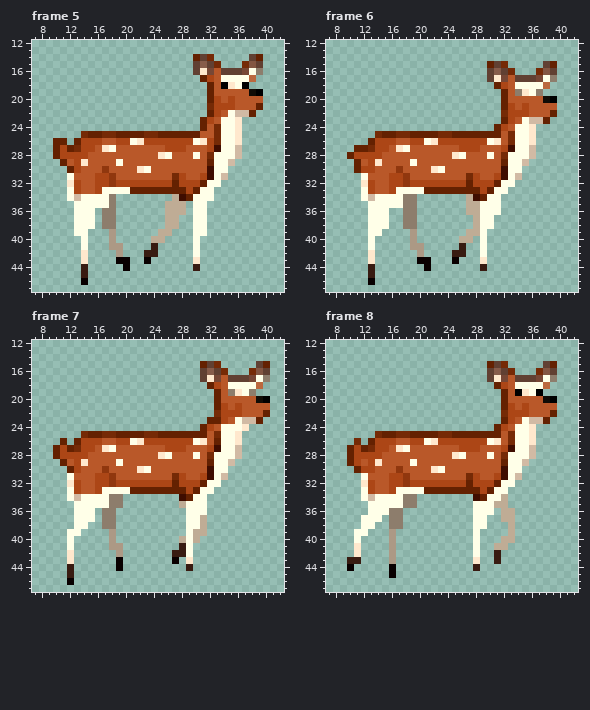
Pixel-art file, stored at Assets/Main/Art/Mobs/Forest Creatures/Dear_Female_01_Walking.aseprite. The picture above is the old version.
48x48 pixels, 14 frames. Pixels under 10% opacity are left out. Shown: frame 5: x 7..42, y 12..47; frame 6: x 7..42, y 12..47; frame 7: x 7..42, y 12..47; frame 8: x 7..42, y 12..47. The commit also changed other frames, which this record leaves out.
After:
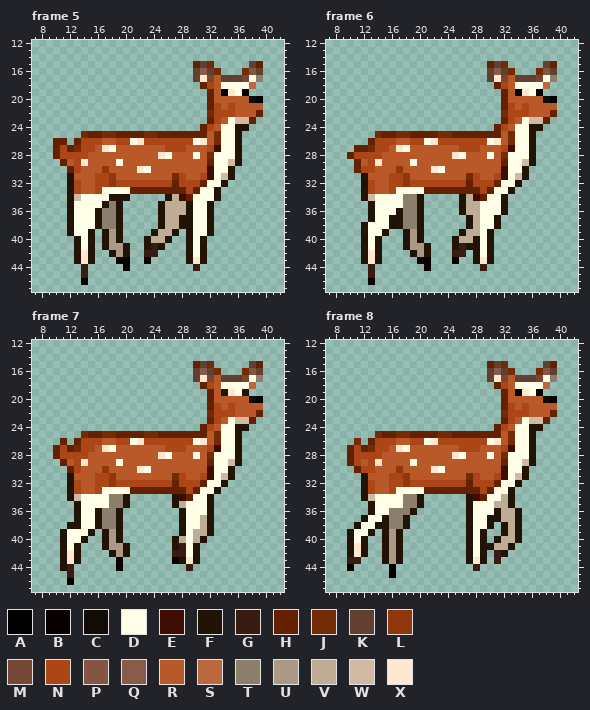
Palette (. is transparent): A #000000  B #090000  C #110c06  D #ffffe8  E #3f0d00  F #211407  G #381b11  H #642101  J #752a06  K #614032  L #90370e  M #774735  N #ac4616  P #835642  Q #875c4a  R #b95829  S #bb683e  T #8d7d6c  U #ac9985  V #bfac95  W #d1baa4  X #ffe8cd
Changes in this commit:
Frame 5:
y 14: x 30..32 HKJ -> ...; x 38..39 KH -> ..
y 15: x 30..33 KQKJ -> HKJ.; x 37..39 JPK -> .KH
y 16: x 31..39 XMRKKKMDT -> QKJ...JPK
y 17: x 30..32 .HN -> KXM; x 34..39 DDDDS. -> KKKMDT
y 18: x 31..32 .H -> HN; x 34..35 AX -> DD; x 37..38 A. -> DS
y 19: x 34..39 RRRRCA -> AXDA..
y 20: x 33 N -> R; x 35 N -> R; x 38..39 RR -> CA
y 21: x 32 J -> H; x 34 N -> R; x 39 H -> R
y 22: x 32 H -> J; x 34..39 RDWWH. -> NNRRRH
y 23: x 31..34 HNRD -> .HNR; x 36..38 X.. -> WWH
y 24: x 32..33 RJ -> NR; x 36..37 X. -> FF
y 25: x 31 R -> H; x 36 X -> F
y 26: x 32 N -> R; x 36 X -> F
y 27..28: x 36 W -> F
y 29: x 36 . -> F
y 30: x 35 . -> F
y 31: x 12 D -> F; x 35 . -> F
y 32: x 12 X -> F; x 34 . -> F
y 33: x 12 D -> F; x 33 . -> F
y 34: x 12 D -> F; x 18..20 T.. -> FFF; x 26 . -> F; x 33 . -> F
y 35: x 12 . -> F; x 17 D -> F; x 19 . -> F; x 25 . -> F; x 29 . -> F; x 32 . -> F
y 36: x 12 . -> F; x 16 . -> F; x 19 . -> F; x 25 . -> F; x 29 . -> F; x 32 . -> F
y 37..38: x 12 . -> F; x 16 . -> F; x 19 . -> F; x 25 . -> F; x 28..29 .. -> FF; x 32 . -> F
y 39: x 12 . -> F; x 15 . -> F; x 17 . -> F; x 19 . -> F; x 24 . -> F; x 27 . -> F; x 29 . -> F; x 32 . -> F
y 40: x 13 . -> F; x 15 . -> F; x 17 . -> F; x 19 . -> F; x 23 . -> F; x 26 . -> F; x 29 . -> F; x 31 . -> F
y 41: x 13 . -> F; x 15 . -> F; x 17 . -> F; x 20 . -> F; x 23 . -> F; x 25 . -> F; x 29 . -> F; x 31 . -> F
y 42: x 13 . -> F; x 15 . -> F; x 18 . -> F; x 20 . -> F; x 29 . -> F; x 31 . -> F
y 43: x 13 . -> F; x 15 . -> F; x 29 . -> F; x 31 . -> F
Frame 6:
y 19: x 34 T -> A; x 37 T -> A
y 24: x 36..37 X. -> FF
y 25..26: x 36 X -> F
y 27..28: x 36 W -> F
y 29: x 36 . -> F
y 30: x 35 . -> F
y 31: x 12 D -> F; x 35 . -> F
y 32: x 12 X -> F; x 34 . -> F
y 33: x 12 D -> F; x 33 . -> F
y 34: x 12 D -> F; x 20 . -> F; x 26 . -> F; x 32 . -> F
y 35: x 13 D -> F; x 20 . -> F; x 26 . -> F; x 32 . -> F
y 36: x 13 D -> F; x 16..17 .. -> DF; x 20 . -> F; x 26 . -> F; x 32 . -> F
y 37: x 13 D -> F; x 16..17 .. -> FF; x 20 . -> F; x 27 . -> F; x 31 . -> F
y 38: x 12 . -> F; x 16..17 .. -> FF; x 20 . -> F; x 27 . -> F; x 31 . -> F
y 39: x 12 . -> F; x 15 . -> F; x 18 . -> F; x 20 . -> F; x 26 . -> F; x 30 . -> F
y 40: x 12 . -> F; x 14 . -> F; x 18 . -> F; x 20 . -> F; x 25 . -> F; x 28 . -> F; x 30 . -> F
y 41: x 12 . -> F; x 14 . -> F; x 18 . -> F; x 21 . -> F; x 25 . -> F; x 27..28 .. -> FF; x 30 . -> F
y 42: x 12 . -> F; x 14 . -> F; x 19 . -> F; x 21 . -> F; x 28 . -> F; x 30 . -> F
y 43: x 12 . -> F; x 14 . -> F; x 28 . -> F; x 30 . -> F
Frame 7:
y 15: x 30..33 .HKJ -> HKJ.; x 38..40 .KH -> KH.
y 16: x 30..34 .KQKJ -> KQKJ.; x 37..40 .JPK -> JPK.
y 17: x 30..34 .KXMR -> KXMRK; x 37..40 KMDT -> MDT.
y 18: x 31..34 .HNR -> HNRD; x 38..39 DS -> S.
y 19: x 32..38 .HRTXDT -> HRFXDF.
y 20: x 32..33 .H -> HR; x 38..40 RCA -> CA.
y 21: x 32..36 .HNRN -> HNRNR; x 40 R -> .
y 22: x 32..33 .J -> JN; x 36 N -> R; x 39..40 RH -> H.
y 23: x 33..36 HNRD -> NRDW; x 38..39 WH -> H.
y 24: x 36..37 DX -> FF
y 25: x 36 X -> F
y 26: x 33 H -> J; x 36 X -> F
y 27..28: x 36 W -> F
y 29: x 36 . -> F
y 30: x 35 . -> F
y 31: x 12 D -> F; x 35 . -> F
y 32: x 12 X -> F; x 34 . -> F
y 33: x 12 D -> F; x 33 . -> F
y 34: x 12 D -> F; x 20 . -> F; x 27 . -> F; x 32 . -> F
y 35: x 13 D -> F; x 20 . -> F; x 27 . -> F; x 32 . -> F
y 36..37: x 13 D -> F; x 16 . -> F; x 19 . -> F; x 28 . -> F; x 32 . -> F
y 38: x 12..13 .D -> FF; x 15..16 .. -> DF; x 19 . -> F; x 28 . -> F; x 32 . -> F
y 39: x 11 . -> F; x 14..15 .. -> DF; x 17 . -> F; x 19 . -> F; x 28 . -> F; x 32 . -> F
y 40: x 11 . -> F; x 13..14 .. -> DF; x 17 . -> F; x 19 . -> F; x 27 . -> F; x 31 . -> F
y 41: x 11 . -> F; x 13 . -> F; x 17 . -> F; x 20 . -> F; x 27 . -> F; x 30 . -> F
y 42: x 11 . -> F; x 13 . -> F; x 18 . -> F; x 20 . -> F; x 30 . -> F
y 43: x 11 . -> F; x 13 . -> F; x 28 . -> F; x 30 . -> F
y 44: x 11 . -> F
Frame 8:
y 24: x 36..37 X. -> FF
y 25..26: x 36 X -> F
y 27..28: x 36 W -> F
y 29: x 36 . -> F
y 30: x 35 . -> F
y 31: x 12 D -> F; x 35 . -> F
y 32: x 12 X -> F; x 34 . -> F
y 33: x 12 D -> F; x 33 . -> F
y 34: x 12 D -> F; x 20 . -> F; x 27 . -> F; x 33 . -> F
y 35: x 13 D -> F; x 20 . -> F; x 27 . -> F; x 33 . -> F
y 36: x 13 D -> F; x 18..19 .. -> TF; x 27 . -> F; x 31 . -> F; x 34 . -> F
y 37: x 12 D -> F; x 15 . -> F; x 18 . -> F; x 27 . -> F; x 30..31 .. -> FF; x 34 . -> F
y 38: x 11 . -> F; x 14..15 .. -> FF; x 18 . -> F; x 27 . -> F; x 30 . -> F; x 32 . -> F; x 34 . -> F
y 39: x 10 . -> F; x 13 . -> F; x 15 . -> F; x 17 . -> F; x 27 . -> F; x 29 . -> F; x 32 . -> F; x 34 . -> F
y 40: x 10 . -> F; x 12 . -> F; x 15 . -> F; x 17 . -> F; x 27 . -> F; x 29 . -> F; x 31 . -> F; x 34 . -> F
y 41: x 10 . -> F; x 12 . -> F; x 15 . -> F; x 17 . -> F; x 27 . -> F; x 29..30 .. -> FF; x 33 . -> F
y 42: x 10 . -> F; x 12 . -> F; x 15 . -> F; x 17 . -> F; x 27 . -> F; x 29 . -> F; x 32 . -> F
y 43: x 15 . -> F; x 17 . -> F; x 27 . -> F; x 29 . -> F
Changed places in both pictures, as pixel boxes (x1, y1, x2, y2):
changed: (67, 54, 263, 264)
changed: (515, 89, 543, 96)
changed: (452, 124, 543, 264)
changed: (361, 173, 431, 264)
changed: (172, 361, 270, 564)
changed: (60, 473, 130, 571)
changed: (466, 424, 543, 564)
changed: (347, 473, 424, 564)
